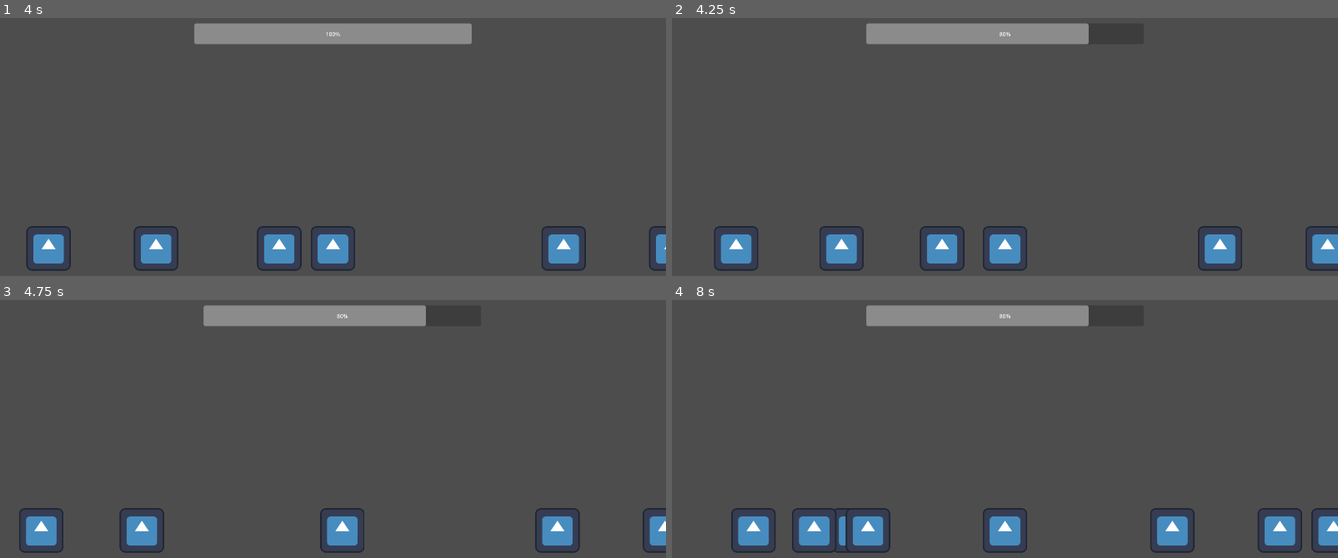
Above: before the commit, frames 1-4 (two rows, left to right).
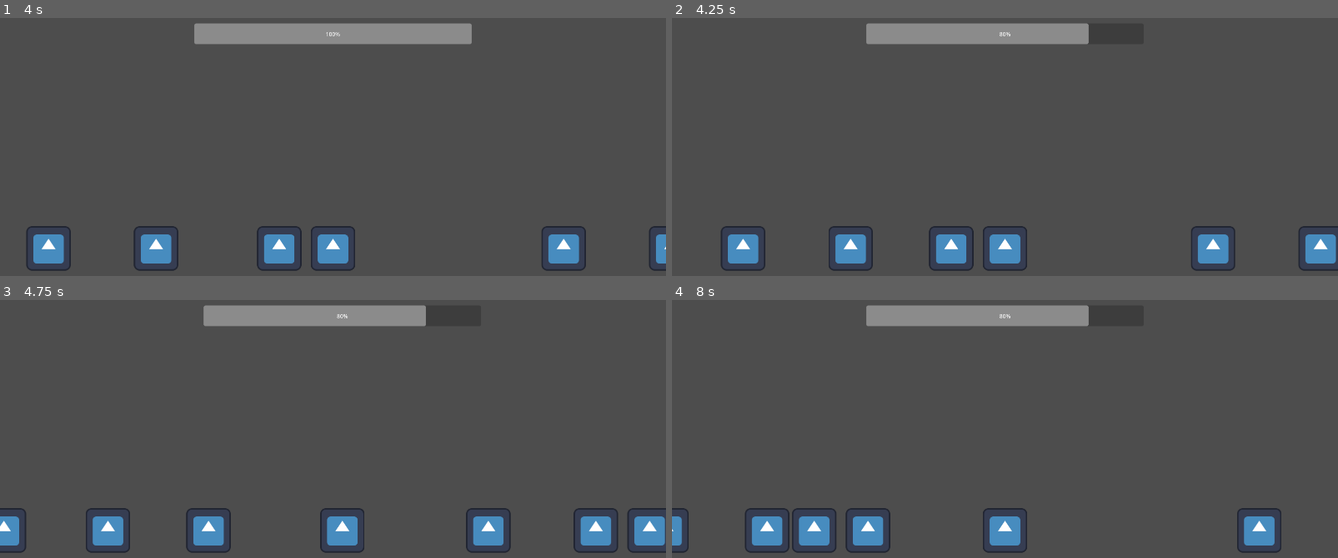
Above: after the commit, the same moments.

Repository: Jam-n-Bees/Garden-Guardian
Game: Godot game, scene res://MainScene.tscn
The game is run twice, just before and just after one commit, with the same random seed, the same clock (stepped at 60 frames per second) and the same inputs. The engine's default icon, where the game draws it, is replaced by a stand-in: a white triangle on a blue panel in a dark square.
Inputs (mouse positions are in pixels of both pictures, inside the frame that each line leads up to):
- Up to frame 1 (4 s): tap Enter at 0.5 s; move the mouse to (479, 157) at 0.52 s; press the mouse at (479, 157) at 0.53 s; move the mouse to (199, 193) at 1.27 s; release the mouse at (199, 193) at 1.28 s; right-click (199, 193) at 1.35 s; move the mouse to (399, 92) at 2.02 s; press the mouse at (399, 92) at 2.03 s; move the mouse to (299, 250) at 2.77 s; release the mouse at (299, 250) at 2.78 s; right-click (299, 250) at 2.85 s; move the mouse to (532, 232) at 3.52 s; press the mouse at (532, 232) at 3.53 s
- Up to frame 2 (4.25 s): no input
- Up to frame 3 (4.75 s): move the mouse to (133, 400) at 4.27 s; release the mouse at (133, 400) at 4.28 s; right-click (133, 400) at 4.35 s
- Up to frame 4 (8 s): move the mouse to (1038, 457) at 5.02 s; press the mouse at (1038, 457) at 5.03 s; move the mouse to (905, 364) at 5.77 s; release the mouse at (905, 364) at 5.78 s; right-click (905, 364) at 5.85 s; move the mouse to (1151, 439) at 6.52 s; press the mouse at (1151, 439) at 6.53 s; move the mouse to (871, 475) at 7.27 s; release the mouse at (871, 475) at 7.28 s; right-click (871, 475) at 7.35 s

Frame 1 is identical in both runs. In frame 2, 2.3% of the frame differs, in the area x 6-100%, y 80-99%; in frame 3, 5.6%, in the area x 0-100%, y 80-99%; in frame 4, 3.1%.

Commit message:
Small Value Tweaks
I think it'd be better to replace the tweens with doing it manually, that way i can have finer control over acceleration! Therefor i'd tween the number that's being used for the movement, not the actual position.
But for now, it's entirely servicable

Diff:
--- a/goons/goon_scripts/goon_class.gd
+++ b/goons/goon_scripts/goon_class.gd
@@ -55,7 +55,7 @@
 	slow_down = 0
 	await get_tree().create_timer(speed_up_delay).timeout
 	var accelerate = create_tween()
-	accelerate.tween_property(self,"slow_down",1,1.5)
+	accelerate.tween_property(self,"slow_down",1,2)
 
 # NOTE
 # The below function should be called when the goon is defeated
@@ -104,13 +104,14 @@
 
 func knock_back():
 	interupted = true
+	await get_tree().create_timer(0.5).timeout
 	var nyoomers = create_tween()
 	var target
 	if self.goon_approach == Incoming.RIGHT:
-		target = Vector2(self.position.x + 400, self.position.y)
+		target = Vector2(self.position.x + 500, self.position.y)
 	if self.goon_approach == Incoming.LEFT:
-		target = Vector2(self.position.x - 400, self.position.y)
-	nyoomers.tween_property(self,"position", target, 1)
+		target = Vector2(self.position.x - 500, self.position.y)
+	nyoomers.tween_property(self,"position", target, 0.8)
 	await nyoomers.finished
 	interupted = false
 	pause()
